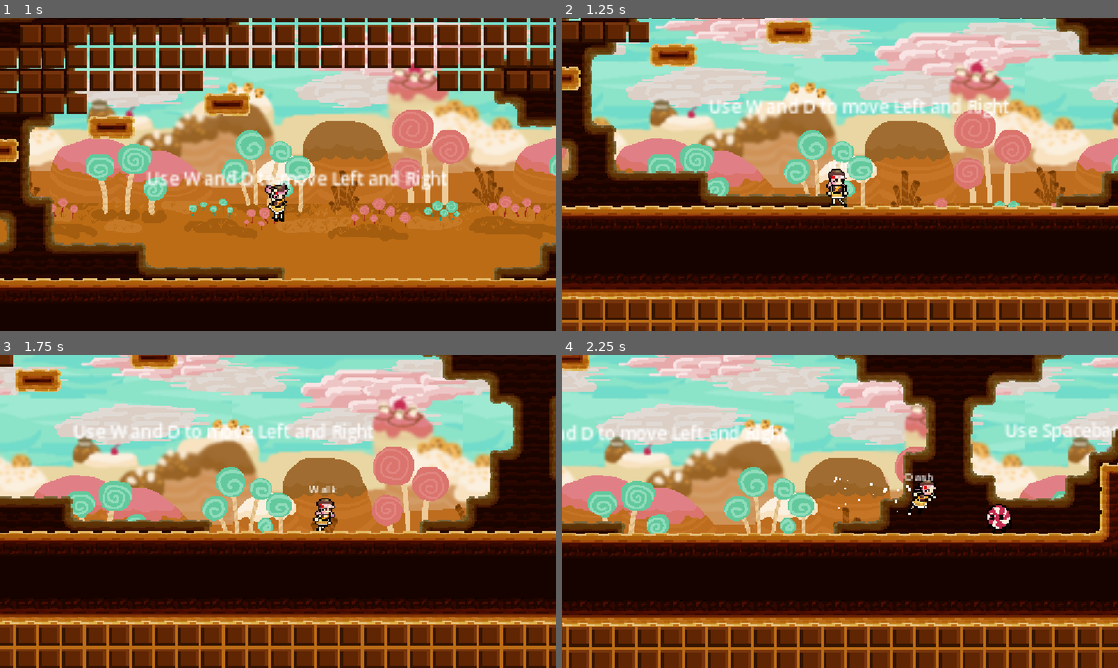
Above: before the commit, frames 1-4 (two rows, left to right).
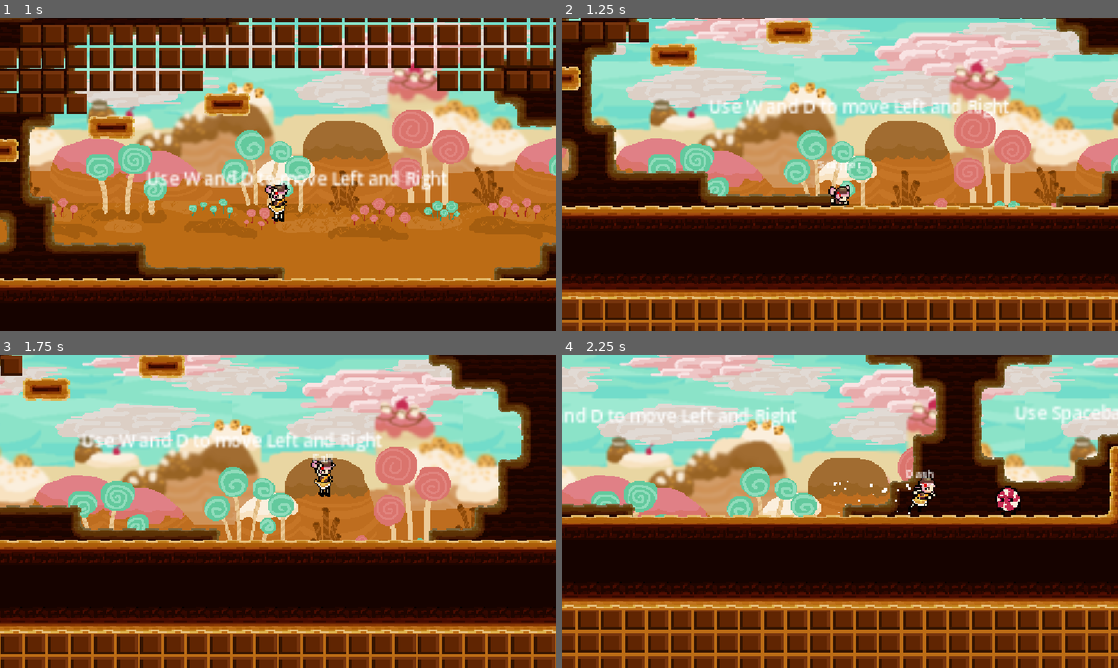
Above: after the commit, the same moments.

Repository: zowlorin/kuki-game
Game: Godot game, scene res://menus/main_menu.tscn
The game is run twice, just before and just after one commit, with the same random seed, the same clock (stepped at 60 frames per second) and the same inputs.
Inputs (mouse positions are in pixels of both pictures, inside the frame that each line leads up to):
- Up to frame 1 (1 s): click "play" at 0.5 s
- Up to frame 2 (1.25 s): no input
- Up to frame 3 (1.75 s): move the mouse to (400, 495) at 1.27 s; hold D (move_right) from 1.28 s (still down); tap Space (move_jump) at 1.35, 1.52 s; click (400, 495) at 1.42 s
- Up to frame 4 (2.25 s): keep holding D (move_right); tap Space (move_jump) at 1.82 s; move the mouse to (728, 527) at 2.02 s; tap Shift (dash) at 2.1 s

Frame 1 is identical in both runs. In frame 2, 0.4% of the frame differs, in the area x 46-54%, y 45-61%; in frame 3, 34%; in frame 4, 45%, in the area x 0-100%, y 0-100%.

Commit message:
separated stagger state

Diff:
--- a/gameplay/player.gd
+++ b/gameplay/player.gd
@@ -104,7 +104,7 @@
 	#dash_frame = Time.get_unix_time_from_system()
 	#can_dash = false
 #
-func _physics_process(delta: float) -> void:
+func _physics_process(_delta: float) -> void:
 	#if Input.is_action_just_pressed("move_jump"):
 		#print("jump buffered")
 
--- a/gameplay/player.tscn
+++ b/gameplay/player.tscn
@@ -11,6 +11,7 @@
 [ext_resource type="Script" uid="uid://d0b2ys7jcq6pr" path="res://states/player_states/dash_state.gd" id="7_iqb12"]
 [ext_resource type="Texture2D" uid="uid://fjyoetr8gb5u" path="res://assets/kuki/kukidash.png" id="8_1xfx0"]
 [ext_resource type="Texture2D" uid="uid://c0ofihnt2bfu4" path="res://assets/kuki/kukijump.png" id="9_ob5am"]
+[ext_resource type="Script" uid="uid://byhaipkgstwjb" path="res://states/player_states/stagger_state.gd" id="12_2wuqc"]
 [ext_resource type="Texture2D" uid="uid://c3nwumc35hlab" path="res://assets/kuki/kukifall.png" id="12_budjd"]
 [ext_resource type="Texture2D" uid="uid://dlvpcao17vsn8" path="res://assets/kuki/kukijump-old.png" id="13_86eyr"]
 
@@ -698,6 +699,10 @@
 script = ExtResource("7_iqb12")
 metadata/_custom_type_script = "uid://d0b2ys7jcq6pr"
 
+[node name="Stagger" type="Node" parent="StateMachine" unique_id=1491585109]
+script = ExtResource("12_2wuqc")
+metadata/_custom_type_script = "uid://byhaipkgstwjb"
+
 [node name="AnimatedSprite2D" type="AnimatedSprite2D" parent="." unique_id=1204224882]
 texture_filter = 1
 position = Vector2(0, -15)
--- a/states/player_states/fall_state.gd
+++ b/states/player_states/fall_state.gd
@@ -12,27 +12,7 @@
 	sprite.play("fall")
 	player.fall_frame = Time.get_unix_time_from_system()
 
-func exit() -> void:
-	self.name = "Fall"
-	if (sprite.animation_finished.is_connected(_on_animation_finish)):
-		sprite.animation_finished.disconnect(_on_animation_finish)
-
 func physics_update(_delta: float) -> void:
-	if player.is_on_floor():
-		if !(sprite.animation_finished.is_connected(_on_animation_finish)):
-			sprite.animation_finished.connect(_on_animation_finish)
-
-		if sprite.animation != "stagger":
-			sprite.stop()
-			sprite.play("stagger")
-			self.name = "Stagger"
-			stagger = true
-
-	# idk abt this; required to show land anim but breaks p6
-	#if stagger:
-		#player.move_speed = 0
-		#return
-
 	if player.is_on_floor() and (player.move_speed > 0):
 		state_machine.transition_to("Walk")
 	elif (player.is_on_floor() or player.on_coyote) and Input.is_action_just_pressed("move_jump"):
@@ -40,7 +20,7 @@
 	elif Input.is_action_just_pressed("dash"):
 		state_machine.transition_to("Dash")
 	elif player.is_on_floor():
-		state_machine.transition_to("Idle")
+		state_machine.transition_to("Stagger")
 
 	var curr_frame = Time.get_unix_time_from_system()
 
@@ -48,7 +28,3 @@
 
 func update(_delta: float) -> void:
 	sprite.flip_h = player.prev_direction < 0
-
-func _on_animation_finish() -> void:
-	self.name = "Fall"
-	stagger = false
--- a/states/player_states/idle_state.gd
+++ b/states/player_states/idle_state.gd
@@ -18,7 +18,7 @@
 	if (Input.is_action_pressed("move_left") or Input.is_action_pressed("move_right")) and move_direction != 0	:
 		state_machine.transition_to("Walk")
 	elif Input.is_action_just_pressed("move_jump"):
-		state_machine.transition_to("Jump")
+		state_machine.transition_to("Stagger")
 	elif Input.is_action_just_pressed("dash"):
 		state_machine.transition_to("Dash")
 
--- a/states/player_states/jump_state.gd
+++ b/states/player_states/jump_state.gd
@@ -6,21 +6,9 @@
 @onready var state_machine: StateMachine = get_parent()
 @onready var sprite : AnimatedSprite2D = player.get_node("AnimatedSprite2D")
 
-@onready var charging: bool = true
 
 func enter() -> void:
-	charging = true
-	self.name = "Stagger"
-	sprite.play_backwards("stagger")
-	if !(sprite.animation_finished.is_connected(_on_animation_finish)):
-		sprite.animation_finished.connect(_on_animation_finish)
-
 	player.jump_frame = Time.get_unix_time_from_system()
-
-func exit() -> void:
-	self.name = "Jump"
-	if (sprite.animation_finished.is_connected(_on_animation_finish)):
-		sprite.animation_finished.disconnect(_on_animation_finish)
 
 func physics_update(_delta: float) -> void:
 	if Input.is_action_just_pressed("dash"):
@@ -40,8 +28,3 @@
 
 func update(_delta: float) -> void:
 	sprite.flip_h = player.prev_direction < 0
-
-func _on_animation_finish() -> void:
-	self.name = "Jump"
-	sprite.play("jump")
-	charging = false
--- /dev/null
+++ b/states/player_states/stagger_state.gd
@@ -0,0 +1,38 @@
+extends State
+
+class_name PlayerStagger
+
+@export var jump_delay: float = 0.2
+
+@onready var player: CharacterBody2D = owner
+@onready var state_machine: StateMachine = get_parent()
+@onready var sprite : AnimatedSprite2D = player.get_node("AnimatedSprite2D")
+
+@onready var is_jump : bool = false
+
+func enter() -> void:
+	sprite.play("stagger")
+	if Input.is_action_just_pressed("move_jump"):
+		sprite.play("stagger", -(1/jump_delay), true)
+		is_jump = true
+
+	if !(sprite.animation_finished.is_connected(switch_state)):
+		print("connected")
+		sprite.animation_finished.connect(switch_state)
+
+func exit() -> void:
+	if (sprite.animation_finished.is_connected(switch_state)):
+		sprite.animation_finished.disconnect(switch_state)
+
+func physics_update(_delta: float) -> void:
+	pass
+
+func update(_delta: float) -> void:
+	sprite.flip_h = player.prev_direction < 0
+
+func switch_state() -> void:
+	print(is_jump)
+	if is_jump:
+		state_machine.transition_to("Jump")
+	else:
+		state_machine.transition_to("Idle")
--- a/states/player_states/walk_state.gd
+++ b/states/player_states/walk_state.gd
@@ -20,7 +20,7 @@
 	if not player.is_on_floor():
 		state_machine.transition_to("Fall")
 	elif Input.is_action_just_pressed("move_jump"):
-		state_machine.transition_to("Jump")
+		state_machine.transition_to("Stagger")
 	elif Input.is_action_just_pressed("dash"):
 		state_machine.transition_to("Dash")
 	elif abs(move_direction) == 0:
--- a/states/state.gd
+++ b/states/state.gd
@@ -11,9 +11,9 @@
 	pass
 
 # Called every physics frame while this state is active
-func physics_update(delta: float) -> void:
+func physics_update(_delta: float) -> void:
 	pass
 
 # Called every frame while this state is active
-func update(delta: float) -> void:
+func update(_delta: float) -> void:
 	pass
Not shown, added: states/player_states/stagger_state.gd.uid
